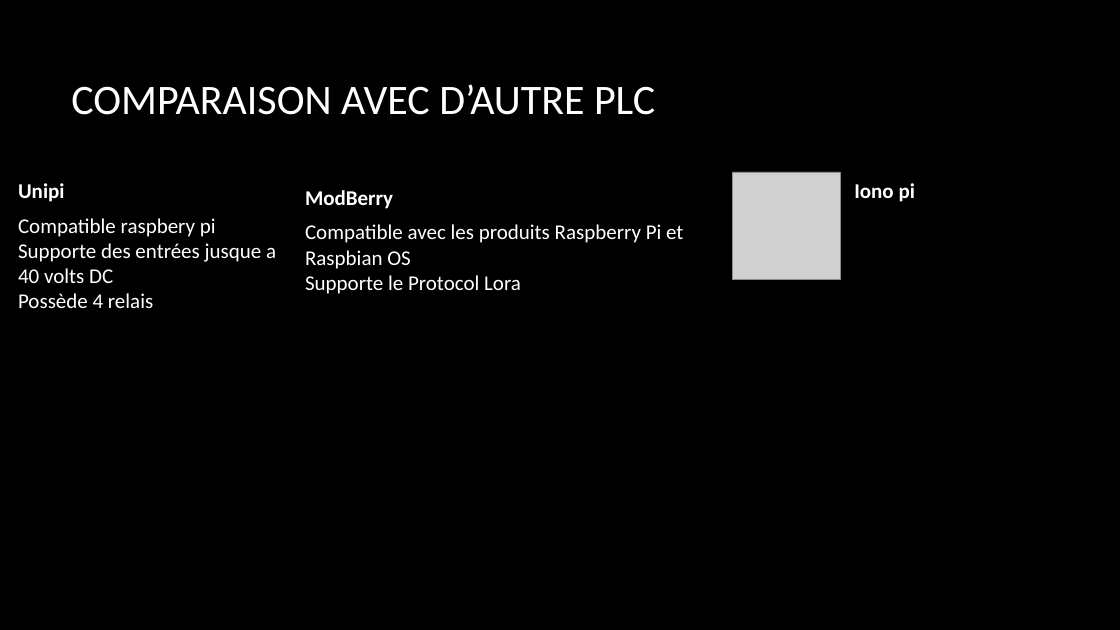
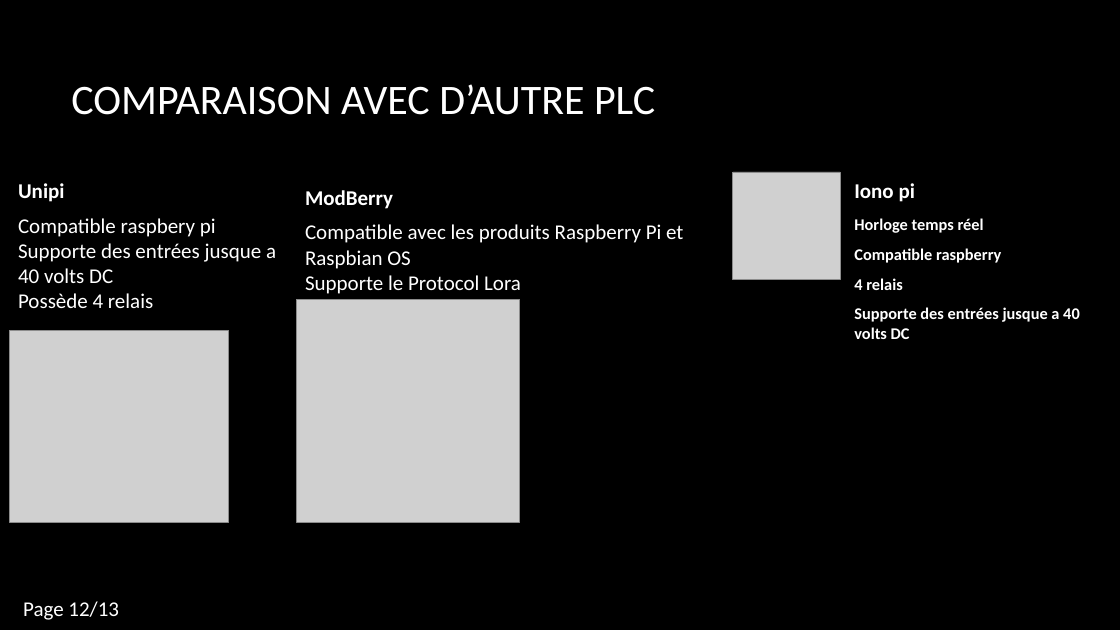
Before and after one commit to camillelahaut/SFL1-Parking-, a slide deck: slide 12 of Commun/Membres/Willy/Présentation revu de projet 1.pptx (slide 10 before the commit). Drawn at 1120x630 pixels with LibreOffice and Linux fonts; fonts in the diff are those of the drawing; grey boxes stand for pictures; background and template pictures are left out. Boxes give left, top, right and bottom in pixels: in the first picture for what was removed or moved away, otherwise in the second. Text is boxed around its words. In the diff, an @@ line names an element or a change of style, - is before the commit and + after.

```diff
--- a/Commun/Membres/Willy/Présentation revu de projet 1.pptx
+++ b/Commun/Membres/Willy/Présentation revu de projet 1.pptx
@@ text at bbox=[854, 218, 1080, 339]: paragraphs added @@
+Horloge temps réel
+Compatible raspberry
+4 relais
+Supporte des entrées jusque a 40 volts DC
@@ picture added at bbox=[297, 300, 519, 523] @@
@@ picture added at bbox=[10, 330, 229, 523] @@
@@ text added at bbox=[23, 601, 119, 620], 18 pt, text #FFFFFF @@
+Page 12/13
```
Also in this commit, not shown: 10 other slides changed, 3 slides added, 2 slides removed.
